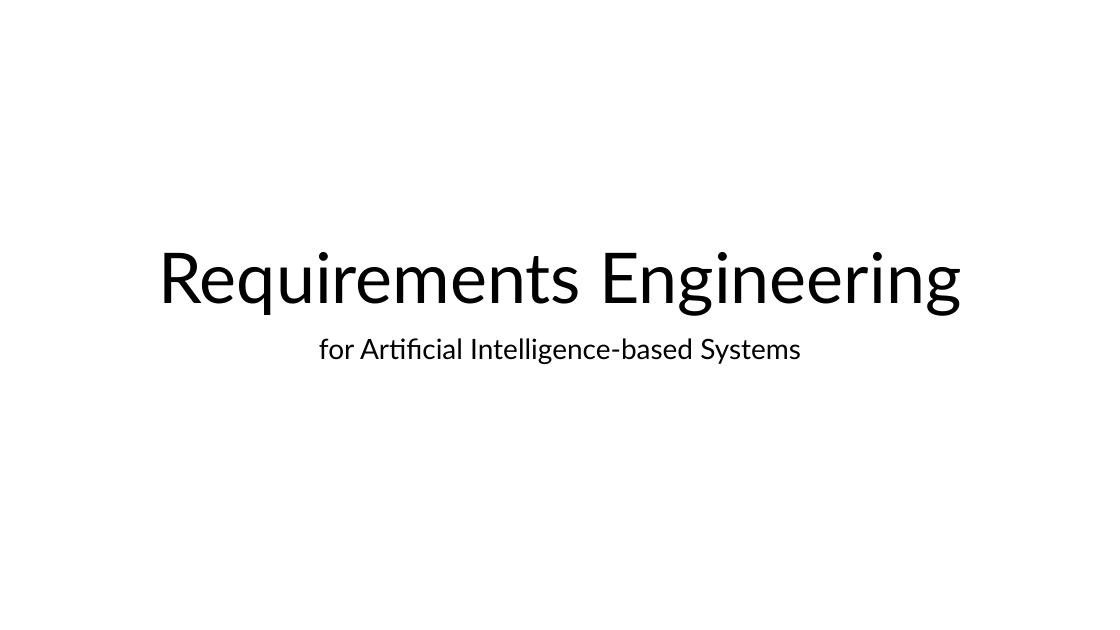
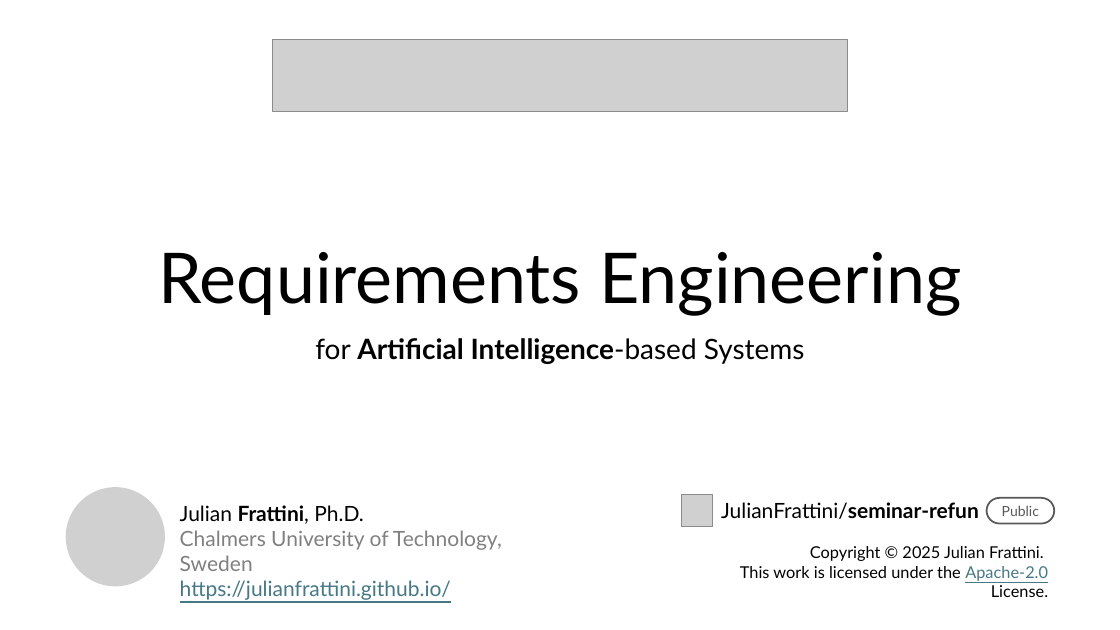
Before and after one commit to JulianFrattini/seminar-refun, a slide deck: slide 1 of slides/re4ai/seminar-refun-re4ai.pptx. Drawn at 1120x630 pixels with LibreOffice and Linux fonts; fonts in the diff are those of the drawing; grey boxes stand for pictures. Boxes give left, top, right and bottom in pixels: in the first picture for what was removed or moved away, otherwise in the second. Text is boxed around its words. In the diff, an @@ line names an element or a change of style, - is before the commit and + after.

```diff
--- a/slides/re4ai/seminar-refun-re4ai.pptx
+++ b/slides/re4ai/seminar-refun-re4ai.pptx
@@ picture added at (273, 39, 848, 112) @@
@@ subtitle "for Artificial Intelligence-based Systems" at (315, 338, 805, 364): bold on in "Artificial Intelligence-based" @@
@@ picture added at (66, 487, 165, 586) @@
@@ text added at (180, 505, 502, 600), 18 pt, text #808080 @@
+Julian Frattini, Ph.D.
+Chalmers University of Technology, Sweden
+https://julianfrattini.github.io/
@@ picture added at (681, 495, 713, 527) @@
@@ text added at (721, 502, 979, 519), 18 pt, text #000000 @@
+JulianFrattini/seminar-refun
@@ rounded rectangle added at (986, 498, 1054, 524), outline #595959 1.5 pt, 12 pt, text #595959 @@
+Public
@@ text added at (740, 546, 1048, 597), 14 pt, text #000000 @@
+Copyright © 2025 Julian Frattini.
+This work is licensed under the Apache-2.0 License.
```
Also in this commit, not shown: 2 other slides changed, 7 slides added, 4 slides removed, 1 other file.
